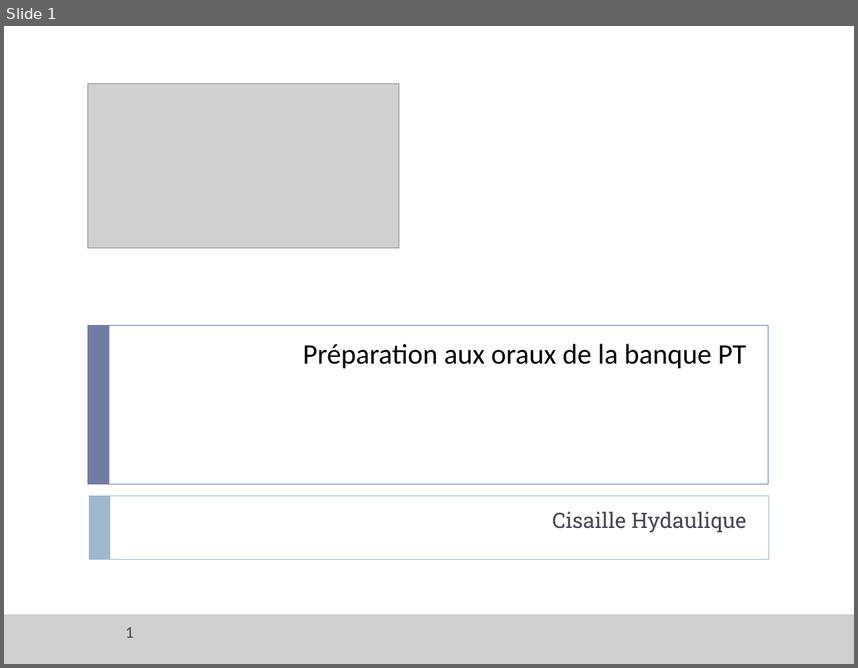
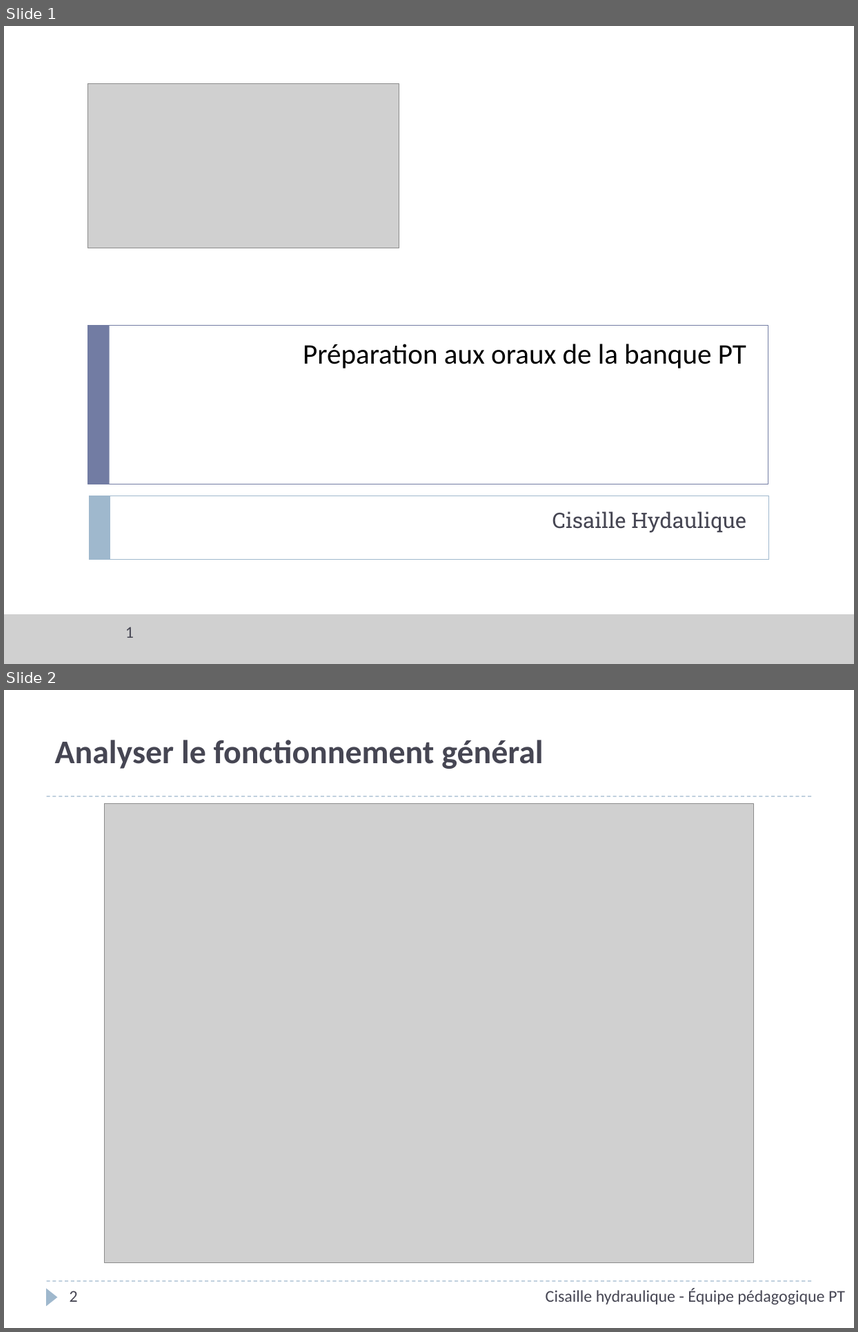
Before and after one commit to xpessoles/PT_Oraux, a slide deck: Interrogation_SII/03_Cisaille hydraulique/ServoMoteur_CommandeVanne_Corrige.pptx. Shown one above the other, each under a label of ours: slide 1 before the commit, slides 1 and 2 after it. The pictures are 858x668 and 858x1332 pixels, drawn with LibreOffice and Linux fonts; fonts in the diff are those of the drawing; grey boxes stand for pictures; background and template pictures are left out. Boxes give left, top, right and bottom in pixels: in the first picture for what was removed or moved away, otherwise in the second. Text is boxed around its words. In the diff, an @@ line names an element or a change of style, - is before the commit and + after.

```diff
--- a/Interrogation_SII/03_Cisaille hydraulique/ServoMoteur_CommandeVanne_Corrige.pptx
+++ b/Interrogation_SII/03_Cisaille hydraulique/ServoMoteur_CommandeVanne_Corrige.pptx
@@ slide 2 added at bbox=[4, 690, 854, 1328], background #FFFFFF @@
@@ title added at bbox=[55, 740, 543, 769], 28 pt, text #464653, bold @@
+Analyser le fonctionnement général
@@ line added from (47, 796) to (811, 796), #9FB8CD 0.75 pt dashed @@
@@ picture added at bbox=[104, 803, 754, 1262] @@
@@ line added from (47, 1281) to (811, 1281), #9FB8CD 0.75 pt dashed @@
@@ triangle added at bbox=[47, 1288, 58, 1305], fill #9FB8CD @@
@@ text added at bbox=[546, 1288, 845, 1304], 14 pt, text #464653 @@
+Cisaille hydraulique - Équipe pédagogique PT
@@ page number added at bbox=[70, 1290, 78, 1301], 14 pt, text #464653 @@
+2
```
Also in this commit, not shown: 6 slides changed, 6 other slides added, 2 other files.
